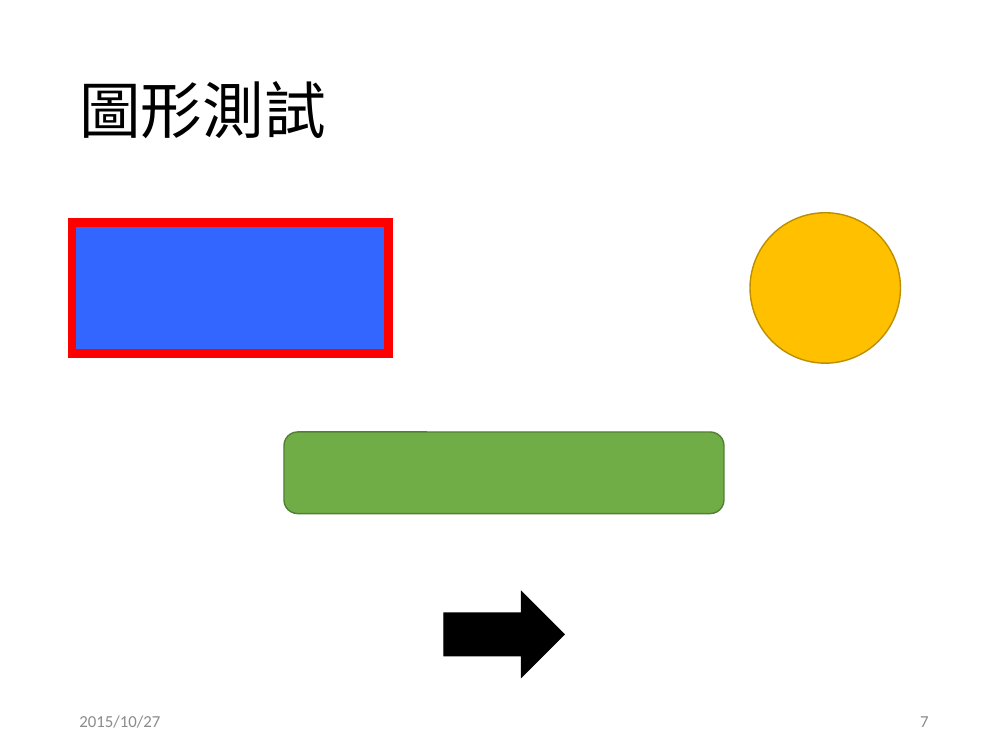
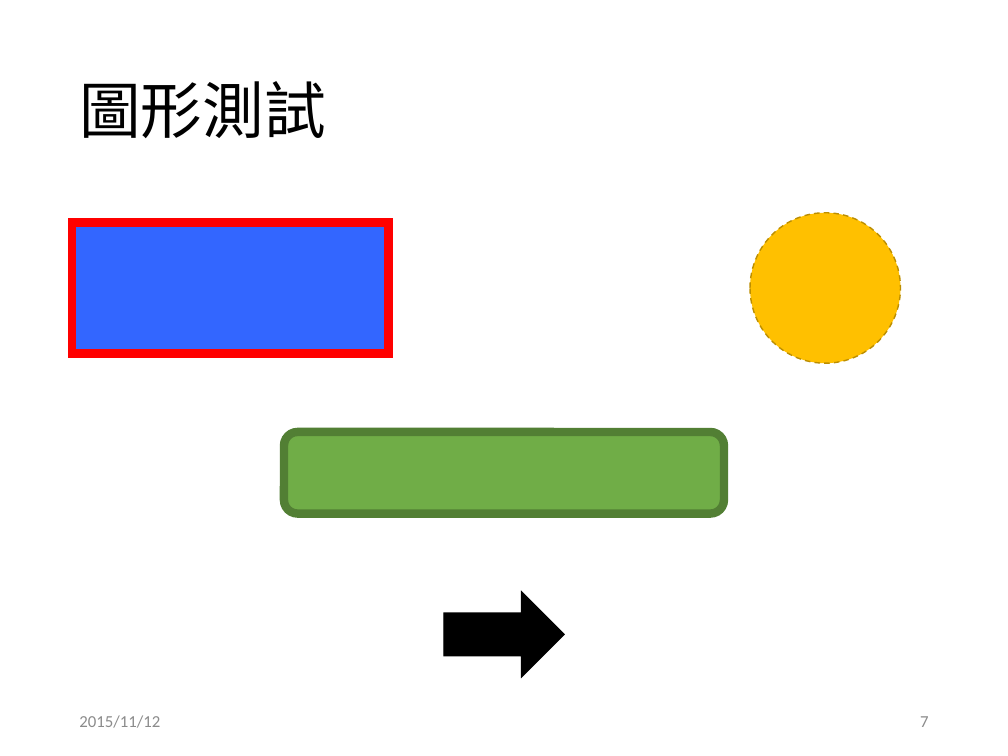
Before and after one commit to g21589/PPTX2HTML, a slide deck: slide 7 of files/test.pptx. Drawn at 1008x756 pixels with LibreOffice and Linux fonts; fonts in the diff are those of the drawing. Boxes give left, top, right and bottom in pixels: in the first picture for what was removed or moved away, otherwise in the second. Text is boxed around its words. In the diff, an @@ line names an element or a change of style, - is before the commit and + after.

```diff
--- a/files/test.pptx
+++ b/files/test.pptx
@@ ellipse at (750,213,900,363): outline #BD8E00 1 pt to #BD8E00 1 pt dashed @@
@@ rounded rectangle at (284,432,725,514): outline #538035 1 pt to #538035 6 pt @@
@@ text at (79,715,160,728): text changed @@
-2015/10/27
+2015/11/12
```
Also in this commit, not shown: 6 other slides changed, 1 slide added, 28 other files.
